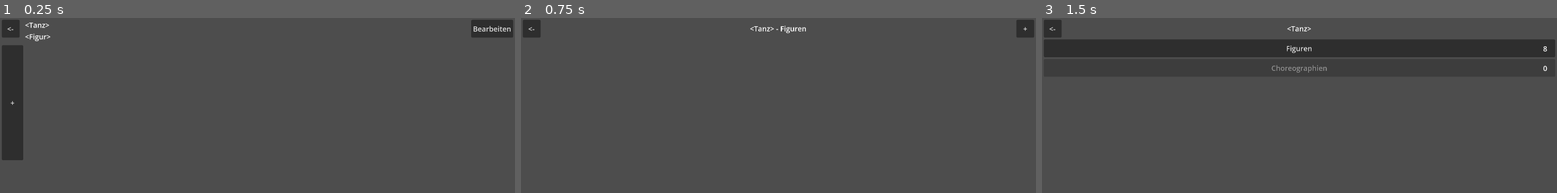
Above: before the commit, frames 1-3 (left to right).
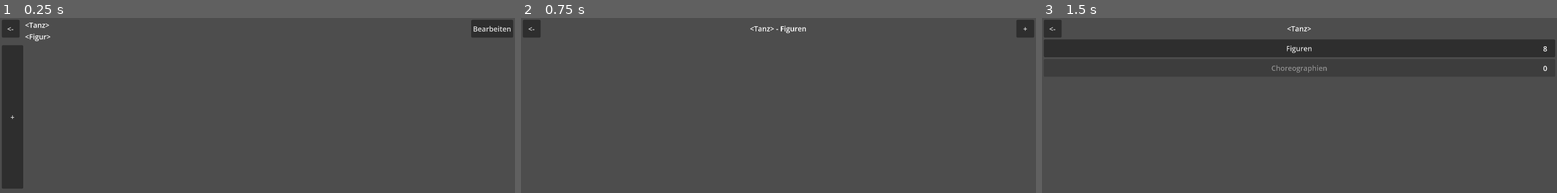
Above: after the commit, the same moments.

Repository: Calabiyaur/Dance-Notation
Game: Godot game, scene res://scene/Figure.tscn
Same seed, same stepped clock (60 frames per second), same inputs: the game is played once before the commit and once after it. This scene is started directly instead of the project's main scene.
Inputs:
- Up to frame 1 (0.25 s): no input
- Up to frame 2 (0.75 s): click "<-" at 0.5 s
- Up to frame 3 (1.5 s): click "<-" at 1.25 s

The runs differ from the first frame. In frame 1, 0.7% of the frame differs, in the area x 0-5%, y 47-98%; in frame 2, nothing differs; in frame 3, nothing differs.
Error in both runs: Invalid access to property or key 'name' on a base object of type 'Nil'. (res://scene/Figure.gd:14)

Commit message:
Duration up to 2

Diff:
--- /dev/null
+++ b/common/FormatSpinBox.gd
@@ -0,0 +1,12 @@
+class_name FormatSpinBox
+extends SpinBox
+
+
+func _ready() -> void:
+	get_line_edit().focus_mode = Control.FOCUS_NONE
+
+
+func _process(delta: float) -> void:
+	var text = (prefix + "%s" + suffix) % value
+	if get_line_edit().text != text:
+		get_line_edit().text = text
--- a/scene/DurationInput.gd
+++ b/scene/DurationInput.gd
@@ -1,25 +1,26 @@
-extends OptionButton
+extends FormatSpinBox
 
 
 const DURATION_VALUES: Array[float] = [1, 0.75, 0.5, 0.25]
 
 
-var step: Step
+var data: Step
 
 signal data_changed
 
 
 func _ready() -> void:
-	item_selected.connect(duration_selected)
+	super._ready()
+	value_changed.connect(duration_selected)
 
 
-func duration_selected(id: int):
-	step.duration = DURATION_VALUES[id]
+func duration_selected(value: float):
+	data.duration = value
 	data_changed.emit()
 
 
-func set_step(step: Step):
-	self.step = step
+func set_data(data: Step):
+	self.data = data
 
-	if step:
-		select(DURATION_VALUES.find(step.duration))
+	if data:
+		set_value_no_signal(data.duration)
--- a/scene/Figure.tscn
+++ b/scene/Figure.tscn
@@ -84,7 +84,7 @@
 theme_override_constants/v_separation = 16
 
 [node name="Add" type="Button" parent="VSplitContainer/ScrollContainer/MarginContainer/Steps" unique_id=657696607]
-custom_minimum_size = Vector2(48, 258)
+custom_minimum_size = Vector2(48, 322)
 layout_mode = 2
 text = "  +  "
 
--- a/scene/Step.gd
+++ b/scene/Step.gd
@@ -28,15 +28,34 @@
 
 
 func draw_duration():
-	var xs: Array[float] = []
+	var xs: Array[float]
+	var filled: Array[bool]
 	match step.duration:
-		0.25: xs.append(0)
-		0.5: xs.append_array([-0.16, 0.16])
-		0.75: xs.append_array([-0.25, 0, 0.25])
+		0.25:
+			xs = [0]
+			filled = [false]
+		0.5:
+			xs = [-0.16, 0.16]
+			filled = [false, false]
+		0.75:
+			xs = [-0.25, 0, 0.25]
+			filled = [false, false, false]
+		1.25:
+			xs = [-0.16, 0.16]
+			filled = [true, false]
+		1.5:
+			xs = [-0.25, 0, 0.25]
+			filled = [true, false, false]
+		1.75:
+			xs = [-0.3, -0.1, 0.1, 0.3]
+			filled = [true, false, false, false]
+		2.0:
+			xs = [-0.16, 0.16]
+			filled = [true, true]
 
-	for x in xs:
-		var c = center + Vector2(x, 0) * SCALE
-		draw_circle(c, LINE_WIDTH, COLOR, true)
+	for i in xs.size():
+		var c = center + Vector2(xs[i], 0) * SCALE
+		draw_circle(c, LINE_WIDTH, COLOR, filled[i], LINE_WIDTH * 0.5)
 
 
 func draw_duration_line(): # unused alternative to draw_duration
--- a/scene/StepDetails.gd
+++ b/scene/StepDetails.gd
@@ -46,7 +46,7 @@
 	%LeftFootActive.disabled = step.right_foot != null
 	%RightFootActive.disabled = step.left_foot != null
 
-	%DurationInput.set_step(step)
+	%DurationInput.set_data(step)
 	%BodyInput.set_step(step)
 	%LeftFootInput.set_foot(step.left_foot)
 	%RightFootInput.set_foot(step.right_foot)
--- a/scene/StepDetails.tscn
+++ b/scene/StepDetails.tscn
@@ -37,21 +37,17 @@
 [node name="DurationLabel" type="Label" parent="MarginContainer/MarginContainer/GridContainer" unique_id=2010113378]
 custom_minimum_size = Vector2(150, 0)
 layout_mode = 2
-text = "Tempo"
+text = "Schläge"
 
-[node name="DurationInput" type="OptionButton" parent="MarginContainer/MarginContainer/GridContainer" unique_id=1004351471]
+[node name="DurationInput" type="SpinBox" parent="MarginContainer/MarginContainer/GridContainer" unique_id=1074968352]
 unique_name_in_owner = true
 layout_mode = 2
-selected = 0
-item_count = 4
-popup/item_0/text = "Normal"
-popup/item_0/id = 0
-popup/item_1/text = "Dreiviertelschlag"
-popup/item_1/id = 1
-popup/item_2/text = "Halber Schlag"
-popup/item_2/id = 2
-popup/item_3/text = "Viertelschlag"
-popup/item_3/id = 3
+min_value = 0.25
+max_value = 2.0
+step = 0.25
+value = 1.0
+custom_arrow_step = 0.25
+custom_arrow_round = true
 script = ExtResource("2_4acno")
 
 [node name="MarginContainer2" type="MarginContainer" parent="." unique_id=866010918]
--- /dev/null
+++ b/theme.tres
@@ -0,0 +1,3 @@
+[gd_resource type="Theme" format=3 uid="uid://by44lr3llpbe0"]
+
+[resource]
Not shown, added: common/FormatSpinBox.gd.uid
